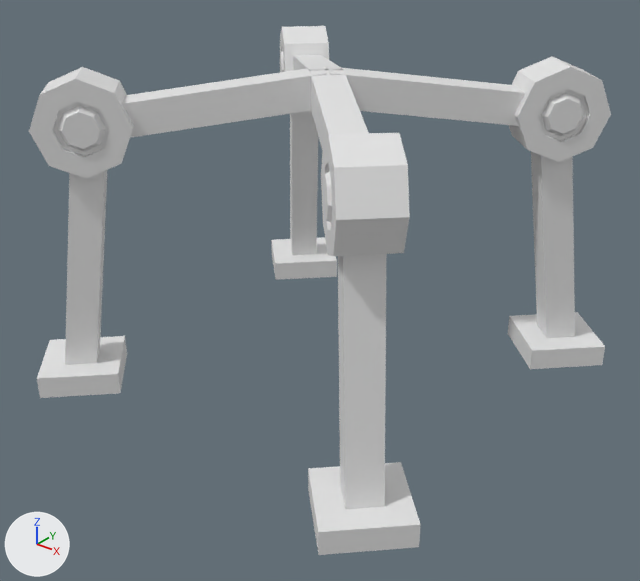
One commit to the FBX model Assets/Art/Models/MineStand.fbx: the scene before it, then after it.
Rendered twice from a camera (50 mm lens) standing at (1.94, -2.47, 1.84) and looking at (0.05, -0.1, 0.37). Lighting does not change. The marker at lower left points along +X, +Y and +Z. Where no turn or scale is listed for an object, it has been applied to the vertices.
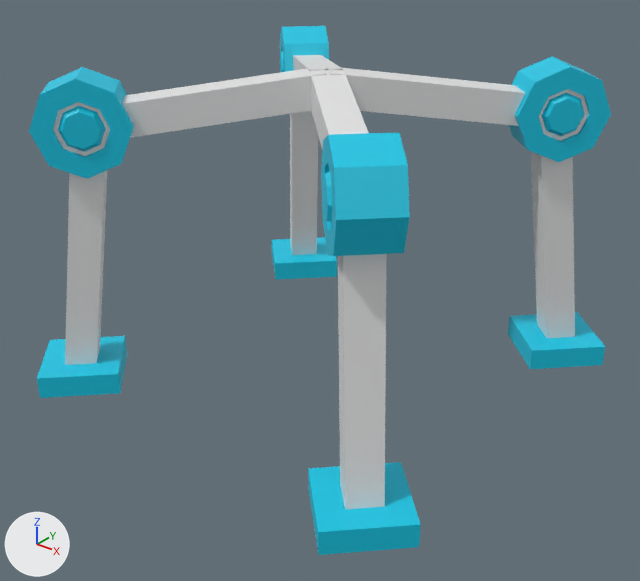
Commit message: Some material changes

Boxes (x1, y1, x2, y2) around the edits, measured in the pictures (640 x 581 px):
part 1 of me_cylinder_005, recoloured (white to cyan)
    both: (29, 67, 134, 179)
part 2 of me_cube_006, recoloured (white to cyan)
    both: (271, 237, 337, 280)
part 3 of me_cylinder_002, recoloured (white to cyan)
    both: (321, 133, 410, 256)
part 4 of me_cube_008, recoloured (white to cyan)
    both: (37, 336, 127, 398)
part 5 of me_cube_001, recoloured (white to cyan)
    both: (308, 462, 421, 555)
part 6 of me_cube_004, recoloured (white to cyan)
    both: (508, 312, 605, 369)
part 7 of me_cylinder_003, recoloured (white to cyan)
    both: (509, 56, 611, 162)
part 8 of me_cylinder_004, recoloured (white to cyan)
    both: (280, 26, 329, 72)

What the commit changed:
Material 'Material.001' (mat_material_001) is new.
Its base color is (0.8, 0.8, 0.8) (white #e7e7e7).
Material 'Material.002' (mat_material_002) is new.
Its base color is (0.0, 0.585, 0.8) (cyan #00c9e7).
me_cube_004 has 20 vertices, 18 faces and spans x 0.466..0.894, y 0.466..0.894, z 0.0..1.0.
me_cube_004 is used by ob_cube_004; location (0.0, 0.0, 0.0).
me_cube_004 part 6: all 13 faces centred in x 0.573..0.787, y 0.573..0.787, z 0.0..0.086 switch from no material to mat_material_002 (cyan #00c9e7).
me_cube_004 now uses material mat_material_001 (white #e7e7e7).
me_cube_008 has 20 vertices, 18 faces and spans x -0.894..-0.466, y -0.894..-0.466, z 0.0..1.0.
me_cube_008 is used by ob_cube_008; location (0.0, 0.0, 0.0).
me_cube_008 part 4: all 13 faces centred in x -0.787..-0.573, y -0.787..-0.573, z 0.0..0.086 switch from no material to mat_material_002 (cyan #00c9e7).
me_cube_008 now uses material mat_material_001 (white #e7e7e7).
me_cube_001 has 20 vertices, 18 faces and spans x 0.466..0.894, y -0.894..-0.466, z 0.0..1.0.
me_cube_001 is used by ob_cube_001; location (0.0, 0.0, 0.0).
me_cube_001 part 5: all 13 faces centred in x 0.573..0.787, y -0.787..-0.573, z 0.0..0.086 switch from no material to mat_material_002 (cyan #00c9e7).
me_cube_001 now uses material mat_material_001 (white #e7e7e7).
me_cylinder_002 has 80 vertices, 74 faces and spans x 0.41..0.79, y -0.79..-0.41, z 0.846..1.192.
me_cylinder_002 is used by ob_cylinder_002; location (0.0, 0.0, 0.0).
me_cylinder_002 part 3: 58 of the faces centred in x 0.451..0.749, y -0.749..-0.451, z 0.871..1.167 switch from no material to mat_material_002 (cyan #00c9e7).
me_cylinder_002 now uses material mat_material_001 (white #e7e7e7).
me_cylinder_005 has 80 vertices, 74 faces and spans x -0.79..-0.41, y -0.79..-0.41, z 0.846..1.192.
me_cylinder_005 is used by ob_cylinder_005; location (0.0, 0.0, 0.0).
me_cylinder_005 part 1: 58 of the faces centred in x -0.749..-0.451, y -0.749..-0.451, z 0.871..1.167 switch from no material to mat_material_002 (cyan #00c9e7).
me_cylinder_005 now uses material mat_material_001 (white #e7e7e7).
me_cylinder_003 has 80 vertices, 74 faces and spans x 0.41..0.79, y 0.41..0.79, z 0.846..1.192.
me_cylinder_003 is used by ob_cylinder_003; location (0.0, 0.0, 0.0).
me_cylinder_003 part 7: 58 of the faces centred in x 0.451..0.749, y 0.451..0.749, z 0.871..1.167 switch from no material to mat_material_002 (cyan #00c9e7).
me_cylinder_003 now uses material mat_material_001 (white #e7e7e7).
me_cube_006 has 20 vertices, 18 faces and spans x -0.894..-0.466, y 0.466..0.894, z 0.0..1.0.
me_cube_006 is used by ob_cube_006; location (0.0, 0.0, 0.0).
me_cube_006 part 2: all 13 faces centred in x -0.787..-0.573, y 0.573..0.787, z 0.0..0.086 switch from no material to mat_material_002 (cyan #00c9e7).
me_cube_006 now uses material mat_material_001 (white #e7e7e7).
me_cylinder_004 has 80 vertices, 74 faces and spans x -0.79..-0.41, y 0.41..0.79, z 0.846..1.192.
me_cylinder_004 is used by ob_cylinder_004; location (0.0, 0.0, 0.0).
me_cylinder_004 part 8: 58 of the faces centred in x -0.749..-0.451, y 0.451..0.749, z 0.871..1.167 switch from no material to mat_material_002 (cyan #00c9e7).
me_cylinder_004 now uses material mat_material_001 (white #e7e7e7).
